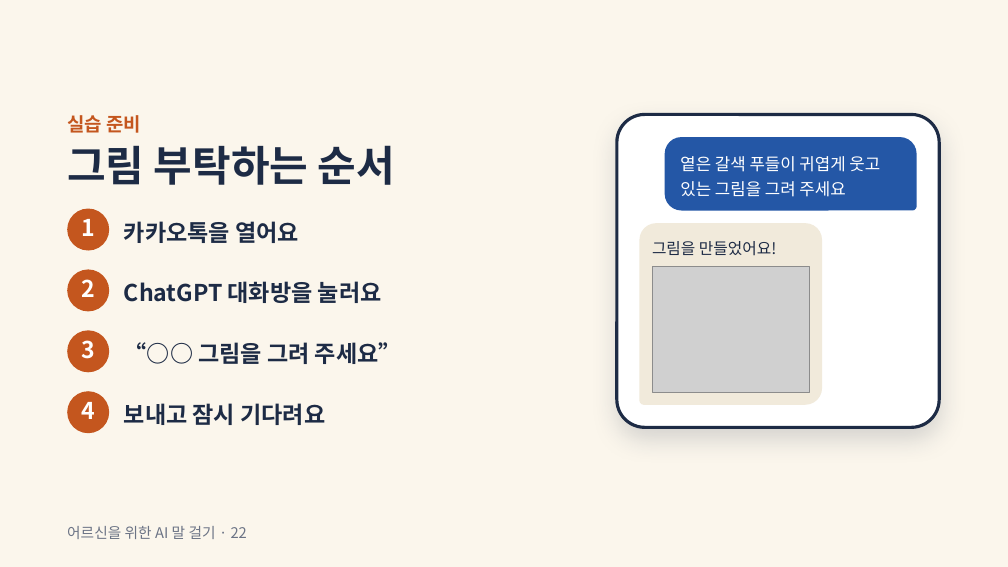
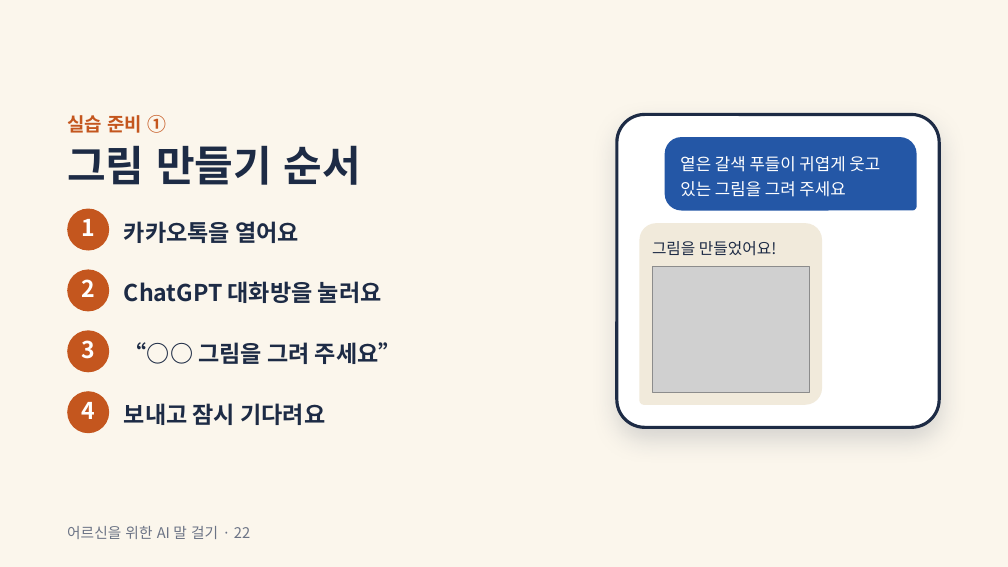
Before and after one commit to bbkilhyun0814-collab/---, a slide deck: slide 10 of ppt/ai와 함께 (카톡 챗GPT).pptx. Drawn at 1008x567 pixels with LibreOffice and Linux fonts; fonts in the diff are those of the drawing; grey boxes stand for pictures. Boxes give left, top, right and bottom in pixels: in the first picture for what was removed or moved away, otherwise in the second. Text is boxed around its words. In the diff, an @@ line names an element or a change of style, - is before the commit and + after.

```diff
--- a/ppt/ai와 함께 (카톡 챗GPT).pptx
+++ b/ppt/ai와 함께 (카톡 챗GPT).pptx
@@ text at (67, 115, 166, 133): text changed @@
-실습 준비
+실습 준비 ①
@@ title at (67, 145, 361, 185): text changed @@
-그림 부탁하는 순서
+그림 만들기 순서
```
Also in this commit, not shown: 1 slide added.
